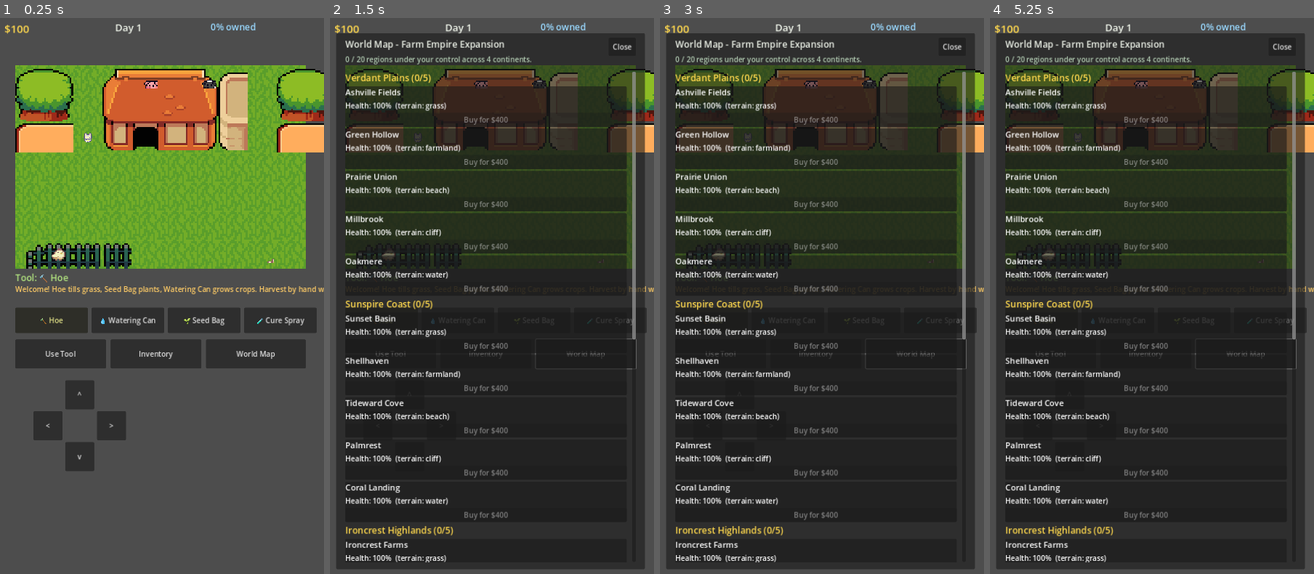
Above: before the commit, frames 1-4 (left to right).
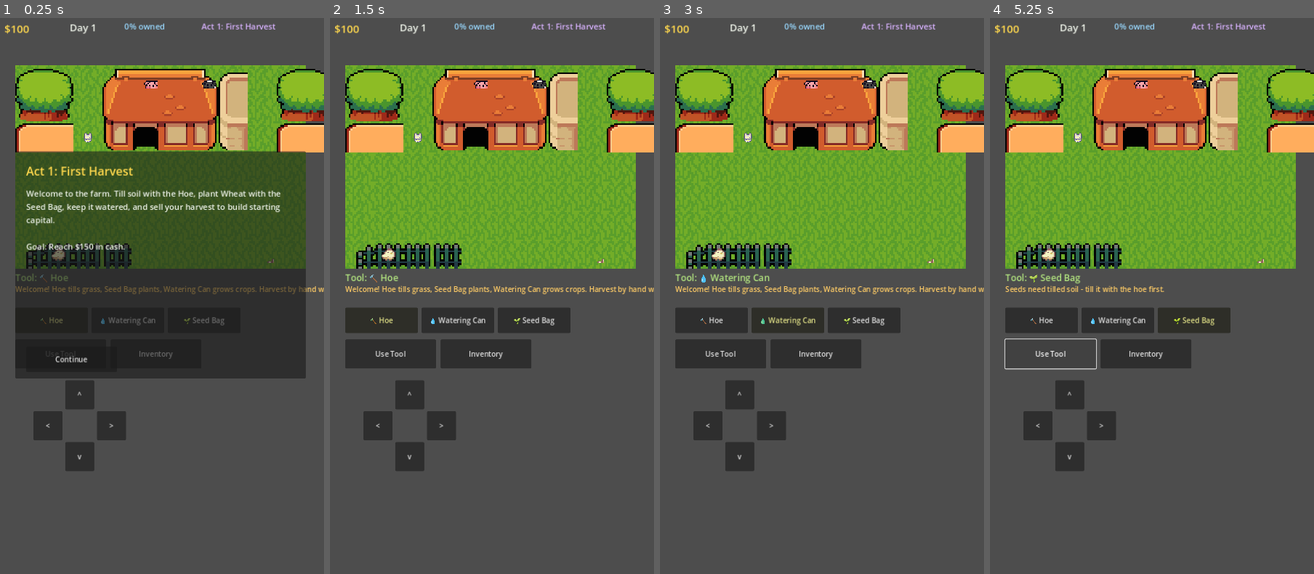
Above: after the commit, the same moments.

Repository: JLA92-bit/JLAProjects
Game: Godot game, scene res://scenes/Main.tscn
The game is run twice, just before and just after one commit, with the same random seed, the same clock (stepped at 60 frames per second) and the same inputs.
Inputs (mouse positions are in pixels of both pictures, inside the frame that each line leads up to):
- Up to frame 1 (0.25 s): no input
- Up to frame 2 (1.5 s): click (585, 351) at 0.5 s, where only the run before the commit has a clickable "World Map"; click (401, 357) at 1.25 s, where only the run after the commit has a clickable "Continue"
- Up to frame 3 (3 s): click "🔨 Hoe" at 2 s; click "💧 Watering Can" at 2.75 s
- Up to frame 4 (5.25 s): click "🌱 Seed Bag" at 3.5 s; click (1271, 318) at 4.25 s, where only the run before the commit has a clickable "🧪 Cure Spray"; click "Use Tool" at 5 s

The runs differ from the first frame. In frame 1, 29% of the frame differs, in the area x 4-98%, y 0-65%; in frame 2, 82%; in frame 3, 82%; in frame 4, 84%, in the area x 2-100%, y 0-100%.

Commit message:
Add a 4-act story structure that gates content from launch
The game now opens on Act 1 (First Harvest) with only the Hoe,
Watering Can, Seed Bag, and Wheat available - no blight, no world map -
so it teaches the core loop before introducing anything else.

Progress unlocks the rest in order:
- Act 2 (The Outbreak Begins): Cure Spray, Corn, blight infection turns
  on, and the world map opens with Verdant Plains buyable. Unlocked at
  $150 cash.
- Act 3 (Expanding Empire): Tomato and the remaining three continents
  unlock. Reached by owning all of Verdant Plains.
- Act 4 (World Domination): everything is available; reached at 10/20
  regions owned. Owning all 20 shows a victory banner.

Each transition shows an in-game banner with the new act's title,
story beat, and goal. Tool/seed/market UI and the world map filter
themselves to what's currently unlocked, and locked tools/continents
can't be selected via keyboard shortcuts either. Progress and act state
persist in the save file (bumped to v2 for the new fields).

Diff:
--- a/godot/scripts/Main.gd
+++ b/godot/scripts/Main.gd
@@ -41,7 +41,47 @@
 	"water": "res://assets/ninja/water.png",
 }
 
-const SAVE_PATH := "user://farmworld_save_v1.json"
+const SAVE_PATH := "user://farmworld_save_v2.json"
+
+# ---------- Acts (story stages that gate content) ----------
+const ACTS := [
+	{
+		"title": "Act 1: First Harvest",
+		"intro": "Welcome to the farm. Till soil with the Hoe, plant Wheat with the Seed Bag, keep it watered, and sell your harvest to build starting capital.",
+		"tools": ["hoe", "water", "seed"],
+		"crops": ["wheat"],
+		"continents": [],
+		"blight": false,
+		"goal_text": "Reach $150 in cash.",
+	},
+	{
+		"title": "Act 2: The Outbreak Begins",
+		"intro": "A mysterious blight has appeared on the farm! The Cure Spray is now in your toolkit. The world map has opened - stake your first claim in Verdant Plains.",
+		"tools": ["hoe", "water", "seed", "cure"],
+		"crops": ["wheat", "corn"],
+		"continents": ["Verdant Plains"],
+		"blight": true,
+		"goal_text": "Own all 5 regions of Verdant Plains.",
+	},
+	{
+		"title": "Act 3: Expanding Empire",
+		"intro": "Your empire is spreading. Tomatoes fetch a fine price, and three more continents are open for the taking.",
+		"tools": ["hoe", "water", "seed", "cure"],
+		"crops": ["wheat", "corn", "tomato"],
+		"continents": ["Verdant Plains", "Sunspire Coast", "Ironcrest Highlands", "Blueriver Delta"],
+		"blight": true,
+		"goal_text": "Own at least 10 of the world's 20 regions.",
+	},
+	{
+		"title": "Act 4: World Domination",
+		"intro": "Every continent is in play. Finish what you started.",
+		"tools": ["hoe", "water", "seed", "cure"],
+		"crops": ["wheat", "corn", "tomato"],
+		"continents": ["Verdant Plains", "Sunspire Coast", "Ironcrest Highlands", "Blueriver Delta"],
+		"blight": true,
+		"goal_text": "Own all 20 regions - total world domination.",
+	},
+]
 
 # ---------- Game state ----------
 var cash := 100
@@ -52,6 +92,8 @@
 var prices := {"wheat": 10, "corn": 22, "tomato": 45}
 var selected_crop := "wheat"
 var selected_tool := "hoe"
+var current_act := 0 # index into ACTS
+var victory_shown := false
 var tiles := []
 var regions := []
 var log_text := "Welcome! Hoe tills grass, Seed Bag plants, Watering Can grows crops. Harvest by hand when ready."
@@ -68,9 +110,15 @@
 var hud_cash: Label
 var hud_day: Label
 var hud_dom: Label
+var hud_act: Label
 var tool_label: Label
 var log_label: Label
+var tool_row: HBoxContainer
 var tool_buttons := {}
+var act_banner: Panel
+var act_banner_title: Label
+var act_banner_body: Label
+var map_button: Button
 var move_up_held := false
 var move_down_held := false
 var move_left_held := false
@@ -97,6 +145,8 @@
 	_build_player()
 	_build_ui()
 	_refresh_all()
+	if current_act == 0:
+		_show_act_banner(0)
 
 func _load_textures():
 	textures["plants"] = load("res://assets/sprout/objects/Basic_Plants.png")
@@ -255,6 +305,9 @@
 
 # ---------- Tools & actions ----------
 func _select_tool(key: String) -> void:
+	if not _tool_unlocked(key):
+		_log("The %s isn't unlocked yet." % TOOLS[key]["name"])
+		return
 	selected_tool = key
 	_refresh_tool_ui()
 
@@ -399,7 +452,7 @@
 				infected_tiles.append(Vector2i(c, r))
 				if t["infected_days"] >= 4:
 					t["type"] = "grass"
-			else:
+			elif _act()["blight"]:
 				var chance = 0.02 + infected_tiles.size() * 0.01
 				if randf() < chance:
 					t["infected"] = true
@@ -445,11 +498,66 @@
 			cash += int(round(reg["health"] * 0.5))
 
 	_redraw_all_tiles()
+	_check_act_progress()
 	_refresh_all()
 	_save_game()
 
 func _region_price(reg: Dictionary) -> int:
 	return int(round((reg["health"] / 100.0) * 300 + 100))
+
+# ---------- Acts ----------
+func _act() -> Dictionary:
+	return ACTS[current_act]
+
+func _tool_unlocked(key: String) -> bool:
+	return _act()["tools"].has(key)
+
+func _crop_unlocked(key: String) -> bool:
+	return _act()["crops"].has(key)
+
+func _continent_unlocked(name: String) -> bool:
+	return _act()["continents"].has(name)
+
+func _owned_count() -> int:
+	return regions.filter(func(r): return r["owned"]).size()
+
+func _check_act_progress() -> void:
+	if current_act >= ACTS.size() - 1:
+		if not victory_shown and _owned_count() >= regions.size():
+			victory_shown = true
+			_show_victory_banner()
+		return
+	var advanced = false
+	match current_act:
+		0:
+			if cash >= 150:
+				advanced = true
+		1:
+			var verdant_owned = regions.filter(func(r): return r["continent"] == "Verdant Plains" and r["owned"]).size()
+			if verdant_owned >= 5:
+				advanced = true
+		2:
+			if _owned_count() >= 10:
+				advanced = true
+	if advanced:
+		current_act += 1
+		if selected_tool != "" and not _tool_unlocked(selected_tool):
+			selected_tool = _act()["tools"][0]
+		if not _crop_unlocked(selected_crop):
+			selected_crop = _act()["crops"][0]
+		_show_act_banner(current_act)
+		_refresh_all()
+
+func _show_act_banner(idx: int) -> void:
+	var act = ACTS[idx]
+	act_banner_title.text = act["title"]
+	act_banner_body.text = "%s\n\nGoal: %s" % [act["intro"], act["goal_text"]]
+	act_banner.visible = true
+
+func _show_victory_banner() -> void:
+	act_banner_title.text = "🌍 World Domination Achieved!"
+	act_banner_body.text = "You own every region on the map. Your farm empire covers the whole world. Keep playing in sandbox mode, or start a new save to do it again."
+	act_banner.visible = true
 
 # ---------- UI construction ----------
 func _add_label(parent: Node, text: String, pos: Vector2, size := Vector2.ZERO, font_size := 20, color := Color(0.93, 0.95, 0.91)) -> Label:
@@ -477,27 +585,25 @@
 	add_child(layer)
 
 	# Top HUD
-	hud_cash = _add_label(layer, "$100", Vector2(16, 12), Vector2(200, 30), 24, Color(1, 0.85, 0.3))
-	hud_day = _add_label(layer, "Day 1", Vector2(260, 12), Vector2(160, 30), 22)
-	hud_dom = _add_label(layer, "0% owned", Vector2(470, 12), Vector2(240, 30), 20, Color(0.6, 0.85, 1))
+	hud_cash = _add_label(layer, "$100", Vector2(16, 12), Vector2(140, 30), 24, Color(1, 0.85, 0.3))
+	hud_day = _add_label(layer, "Day 1", Vector2(160, 12), Vector2(110, 30), 22)
+	hud_dom = _add_label(layer, "0% owned", Vector2(280, 12), Vector2(160, 30), 18, Color(0.6, 0.85, 1))
+	hud_act = _add_label(layer, "Act 1", Vector2(450, 12), Vector2(260, 30), 18, Color(0.85, 0.7, 1))
 
 	tool_label = _add_label(layer, "Tool: Hoe", Vector2(FARM_ORIGIN.x, FARM_ORIGIN.y + ROWS * TILE + 6), Vector2(640, 26), 20, Color(0.7, 0.9, 0.5))
 	log_label = _add_label(layer, log_text, Vector2(FARM_ORIGIN.x, FARM_ORIGIN.y + ROWS * TILE + 34), Vector2(640, 44), 16, Color(1, 0.8, 0.4))
 	log_label.autowrap_mode = TextServer.AUTOWRAP_WORD
 
 	var tool_row_y = FARM_ORIGIN.y + ROWS * TILE + 86
-	var tw = 160
-	var i = 0
-	for key in TOOL_KEYS:
-		var t = TOOLS[key]
-		var btn := _add_button(layer, "%s %s" % [t["emoji"], t["name"]], Vector2(FARM_ORIGIN.x + i * (tw + 8), tool_row_y), Vector2(tw, 56), func(): _select_tool(key))
-		tool_buttons[key] = btn
-		i += 1
+	tool_row = HBoxContainer.new()
+	tool_row.position = Vector2(FARM_ORIGIN.x, tool_row_y)
+	tool_row.add_theme_constant_override("separation", 8)
+	layer.add_child(tool_row)
 
 	var action_y = tool_row_y + 70
 	_add_button(layer, "Use Tool", Vector2(FARM_ORIGIN.x, action_y), Vector2(200, 64), func(): _do_action())
 	_add_button(layer, "Inventory", Vector2(FARM_ORIGIN.x + 210, action_y), Vector2(200, 64), _open_inventory)
-	_add_button(layer, "World Map", Vector2(FARM_ORIGIN.x + 420, action_y), Vector2(220, 64), func(): _toggle_map())
+	map_button = _add_button(layer, "World Map", Vector2(FARM_ORIGIN.x + 420, action_y), Vector2(220, 64), func(): _toggle_map())
 
 	# On-screen D-pad
 	var dpad_y = action_y + 90
@@ -509,6 +615,19 @@
 
 	_build_inventory_panel(layer)
 	_build_map_panel(layer)
+	_build_act_banner(layer)
+
+func _build_act_banner(layer: CanvasLayer) -> void:
+	act_banner = Panel.new()
+	act_banner.position = Vector2(40, 300)
+	act_banner.size = Vector2(640, 500)
+	act_banner.visible = false
+	layer.add_child(act_banner)
+
+	act_banner_title = _add_label(act_banner, "", Vector2(24, 24), Vector2(590, 40), 26, Color(1, 0.85, 0.3))
+	act_banner_body = _add_label(act_banner, "", Vector2(24, 80), Vector2(590, 340), 18)
+	act_banner_body.autowrap_mode = TextServer.AUTOWRAP_WORD
+	_add_button(act_banner, "Continue", Vector2(24, 430), Vector2(200, 56), func(): act_banner.visible = false)
 
 func _add_touch_button(parent: Node, text: String, pos: Vector2, size: Vector2, on_change: Callable) -> Button:
 	var b := Button.new()
@@ -576,16 +695,21 @@
 	_log("Game saved.")
 
 func _toggle_map() -> void:
+	if _act()["continents"].is_empty():
+		_log("The world map isn't open yet - keep building up your farm.")
+		return
 	map_panel.visible = not map_panel.visible
 	if map_panel.visible:
 		_refresh_map_panel()
 
 # ---------- UI refresh ----------
 func _refresh_all() -> void:
-	var owned_count = regions.filter(func(r): return r["owned"]).size()
+	var owned_count = _owned_count()
 	hud_cash.text = "$%d" % cash
 	hud_day.text = "Day %d" % day
 	hud_dom.text = "%d%% owned" % int(round(100.0 * owned_count / regions.size()))
+	hud_act.text = ACTS[current_act]["title"]
+	map_button.visible = _act()["continents"].size() > 0
 	_refresh_tool_ui()
 	_refresh_inventory_panel()
 	if map_panel and map_panel.visible:
@@ -593,14 +717,27 @@
 
 func _refresh_tool_ui() -> void:
 	tool_label.text = "Tool: %s %s" % [TOOLS[selected_tool]["emoji"], TOOLS[selected_tool]["name"]]
-	for key in tool_buttons:
-		var btn: Button = tool_buttons[key]
+	for child in tool_row.get_children():
+		child.queue_free()
+	tool_buttons.clear()
+	for key in TOOL_KEYS:
+		if not _tool_unlocked(key):
+			continue
+		var t = TOOLS[key]
+		var btn := Button.new()
+		btn.text = "%s %s" % [t["emoji"], t["name"]]
+		btn.custom_minimum_size = Vector2(160, 56)
+		btn.pressed.connect(func(): _select_tool(key))
 		btn.modulate = Color(1, 1, 0.6) if key == selected_tool else Color(1, 1, 1)
+		tool_row.add_child(btn)
+		tool_buttons[key] = btn
 
 func _refresh_inventory_panel() -> void:
 	for child in seed_rows_container.get_children():
 		child.queue_free()
 	for key in CROP_KEYS:
+		if not _crop_unlocked(key):
+			continue
 		var crop = CROPS[key]
 		var row := HBoxContainer.new()
 		var label := Label.new()
@@ -625,6 +762,8 @@
 	for child in market_rows_container.get_children():
 		child.queue_free()
 	for key in CROP_KEYS:
+		if not _crop_unlocked(key):
+			continue
 		var crop = CROPS[key]
 		var row := HBoxContainer.new()
 		var label := Label.new()
@@ -640,6 +779,7 @@
 			cash += earnings
 			produce[key] = 0
 			_log("Sold %d %s for $%d." % [amount, crop["name"], earnings])
+			_check_act_progress()
 			_refresh_all()
 		)
 		row.add_child(sell_btn)
@@ -666,7 +806,13 @@
 
 	for continent in CONTINENTS:
 		var owned_here = regions.filter(func(r): return r["continent"] == continent["name"] and r["owned"]).size()
-		_add_label_child(map_scroll_content, "%s (%d/%d)" % [continent["name"], owned_here, continent["regions"].size()], 20, Color(1, 0.85, 0.3))
+		var locked = not _continent_unlocked(continent["name"])
+		var heading = "%s (%d/%d)" % [continent["name"], owned_here, continent["regions"].size()]
+		if locked:
+			heading = "🔒 %s - unlock in a later Act" % continent["name"]
+		_add_label_child(map_scroll_content, heading, 20, Color(0.6, 0.6, 0.6) if locked else Color(1, 0.85, 0.3))
+		if locked:
+			continue
 
 		for reg in regions:
 			if reg["continent"] != continent["name"]:
@@ -691,6 +837,7 @@
 						cash -= price
 						reg["owned"] = true
 						_log("You acquired %s!" % reg["name"])
+						_check_act_progress()
 						_refresh_all()
 				)
 				vb.add_child(buy_btn)
@@ -712,6 +859,7 @@
 	var data := {
 		"cash": cash, "day": day, "seeds": seeds, "produce": produce, "prices": prices,
 		"selected_crop": selected_crop, "selected_tool": selected_tool,
+		"current_act": current_act, "victory_shown": victory_shown,
 		"tiles": tiles, "regions": regions,
 		"player_x": player_pos.x, "player_y": player_pos.y,
 	}
@@ -738,6 +886,8 @@
 	prices = parsed.get("prices", prices)
 	selected_crop = parsed.get("selected_crop", selected_crop)
 	selected_tool = parsed.get("selected_tool", selected_tool)
+	current_act = clampi(int(parsed.get("current_act", current_act)), 0, ACTS.size() - 1)
+	victory_shown = parsed.get("victory_shown", victory_shown)
 	if parsed.has("tiles"):
 		tiles = parsed["tiles"]
 	if parsed.has("regions"):
@@ -755,6 +905,8 @@
 	prices = {"wheat": 10, "corn": 22, "tomato": 45}
 	selected_crop = "wheat"
 	selected_tool = "hoe"
+	current_act = 0
+	victory_shown = false
 	player_pos = Vector2(TILE * 2, TILE * 2)
 	tiles.clear()
 	regions.clear()
@@ -762,7 +914,9 @@
 	_redraw_all_tiles()
 	_refresh_all()
 	inventory_panel.visible = false
+	map_panel.visible = false
 	_log("Game reset.")
+	_show_act_banner(0)
 
 func _notification(what: int) -> void:
 	if what == NOTIFICATION_WM_CLOSE_REQUEST or what == NOTIFICATION_APPLICATION_PAUSED:
